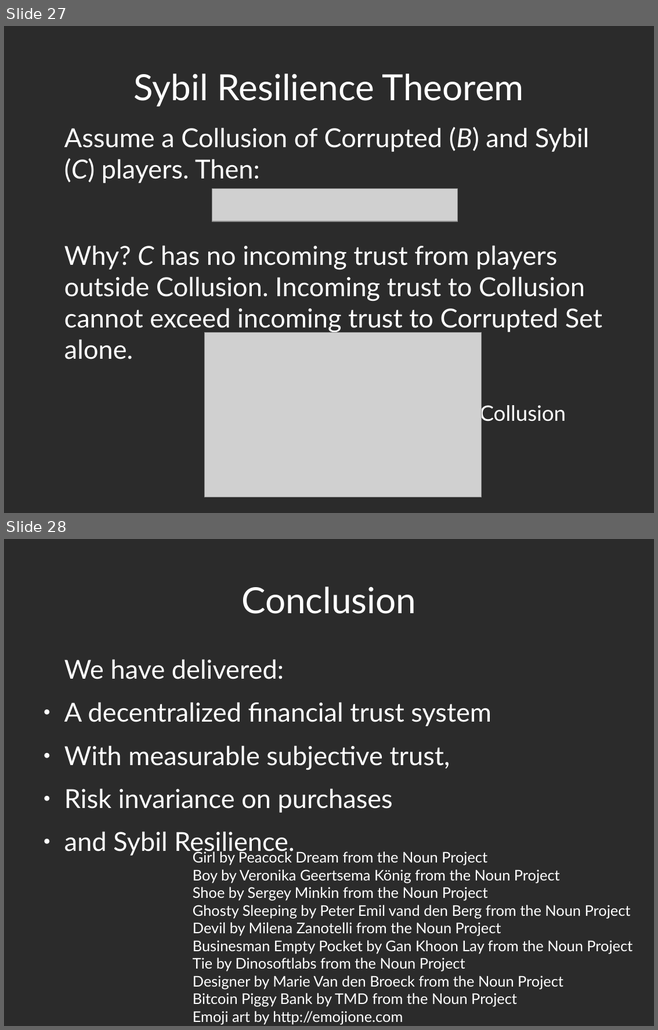
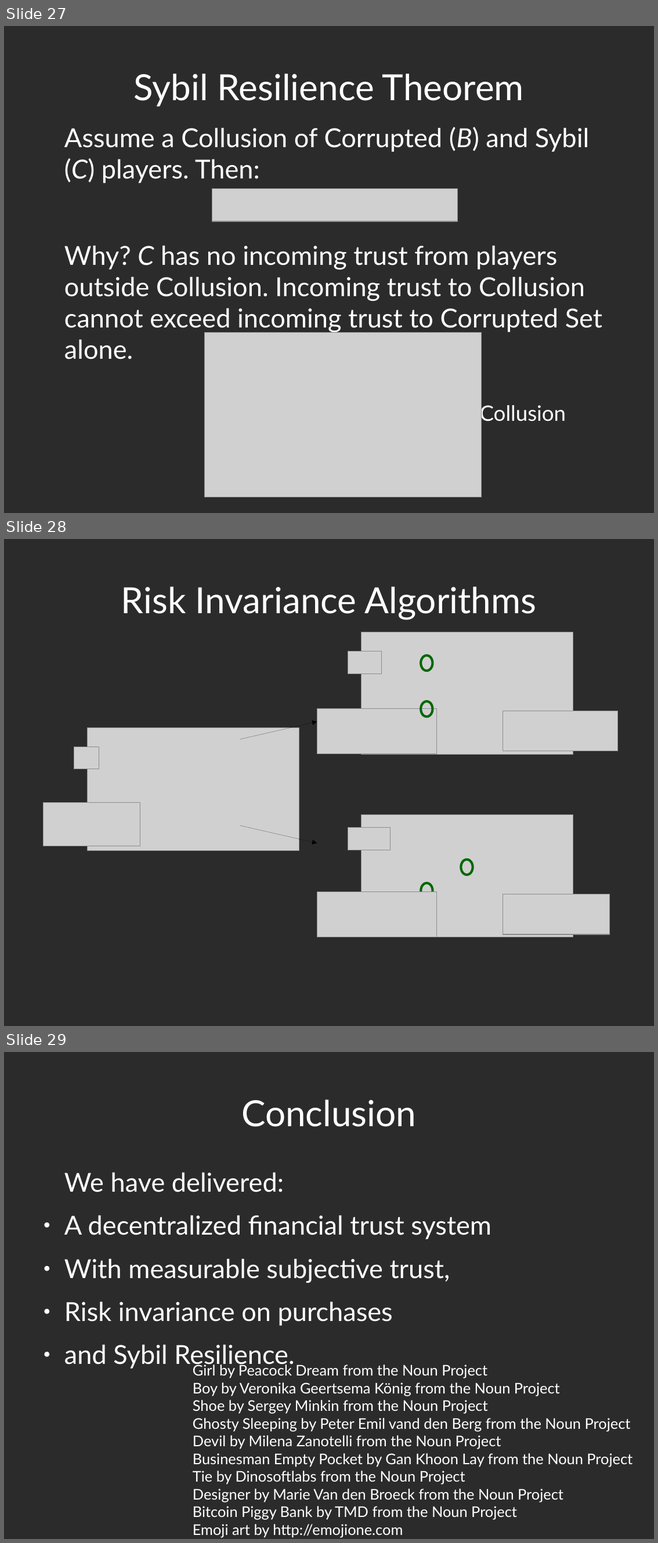
Before and after one commit to decrypto-org/TrustIsRisk, a slide deck: presentations/thesisDefense23-1-2017/AtheCrypt10-1-2017desktop.odp. Shown one above the other, each under a label of ours: slides 27 and 28 before the commit, slides 27, 28 and 29 after it. The pictures are 658x1030 and 658x1543 pixels, drawn with LibreOffice and Linux fonts; fonts in the diff are those of the drawing; grey boxes stand for pictures; background and template pictures are left out; a plain dark background stands for a picture behind light text. Boxes give left, top, right and bottom in pixels: in the first picture for what was removed or moved away, otherwise in the second. Text is boxed around its words. In the diff, an @@ line names an element or a change of style, - is before the commit and + after.

Commit message:
complete Risk Invariance slide

```diff
--- a/presentations/thesisDefense23-1-2017/AtheCrypt10-1-2017desktop.odp
+++ b/presentations/thesisDefense23-1-2017/AtheCrypt10-1-2017desktop.odp
@@ slide 28 added at [4, 539, 654, 1026], background picture (left out) @@
@@ title added at [121, 587, 536, 620], 44 pt, text #FFFFFF @@
+Risk Invariance Algorithms
@@ picture added at [361, 632, 573, 755] @@
@@ picture added at [348, 652, 381, 674] @@
@@ ellipse added at [421, 656, 433, 671], outline #006600 2.89 pt @@
@@ picture added at [317, 709, 437, 754] @@
@@ ellipse added at [421, 702, 433, 717], outline #006600 2.89 pt @@
@@ picture added at [503, 711, 618, 751] @@
@@ picture added at [87, 728, 299, 851] @@
@@ arrow added from (240, 740) to (317, 722), #000000 0 pt @@
@@ picture added at [74, 747, 99, 769] @@
@@ picture added at [43, 803, 140, 846] @@
@@ picture added at [361, 815, 573, 937] @@
@@ arrow added from (240, 826) to (317, 843), #000000 0 pt @@
@@ picture added at [348, 828, 390, 850] @@
@@ ellipse added at [461, 860, 473, 875], outline #006600 2.89 pt @@
@@ ellipse added at [421, 884, 433, 899], outline #006600 2.89 pt @@
@@ picture added at [317, 892, 437, 937] @@
@@ picture added at [503, 895, 610, 935] @@
@@ what was slide 28 is now slide 29 @@
```
Also in this commit, not shown: 3 slides changed, 2 other files.
